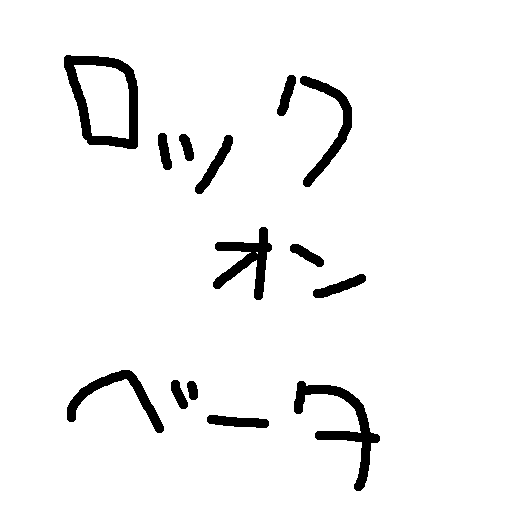
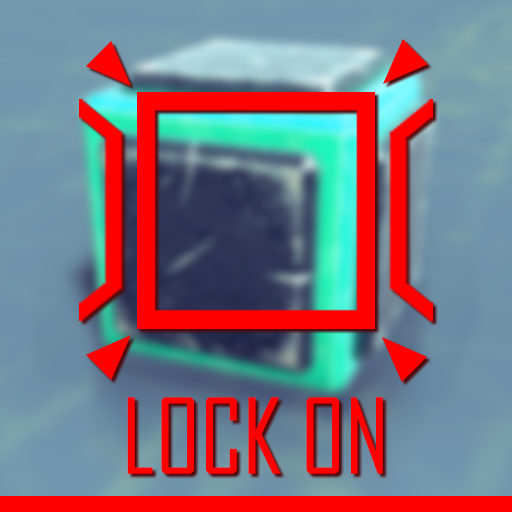
Revision of a layered 512px x 512px image; what changed, layer by layer:
added layer "LOCK ON" above "グループ 2" over [127, 397, 383, 474]
added layer "グループ 2" above "レイヤー 1" over [79, 39, 433, 382]
painted on "レイヤー 1" over [0, 55, 512, 512]
added layer "starting block" above "背景" over [0, 0, 512, 512]
